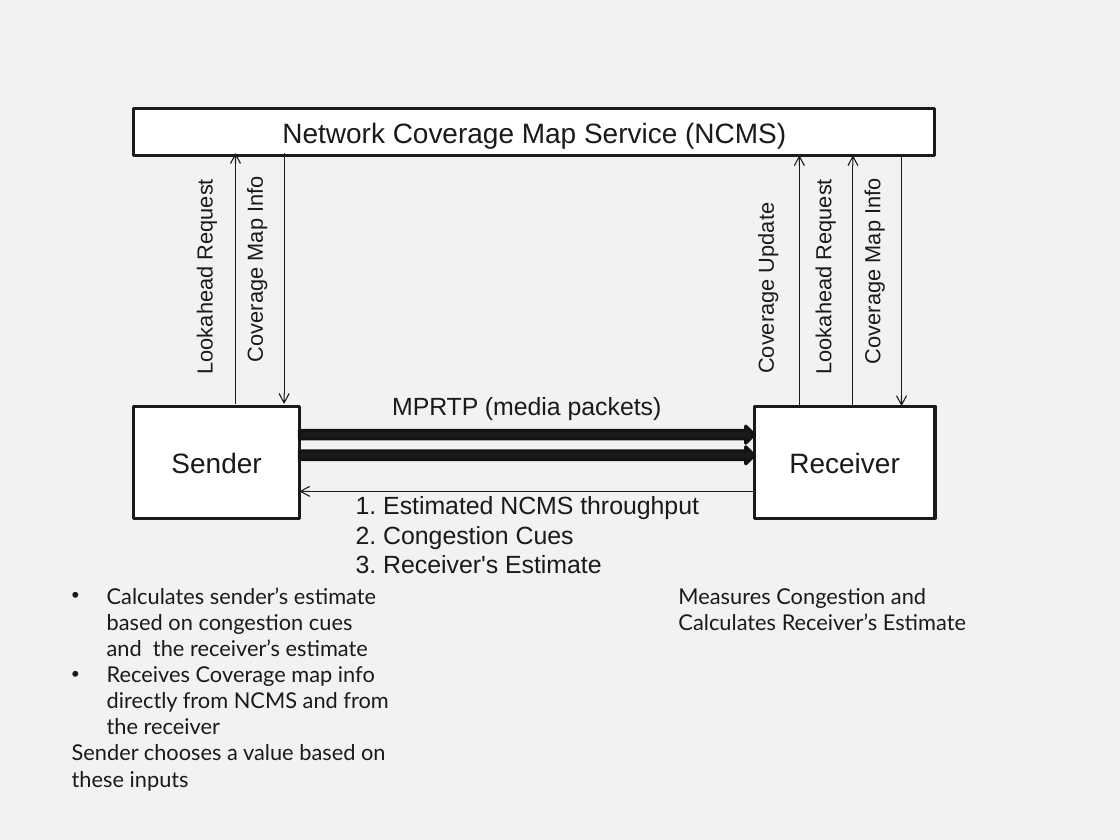
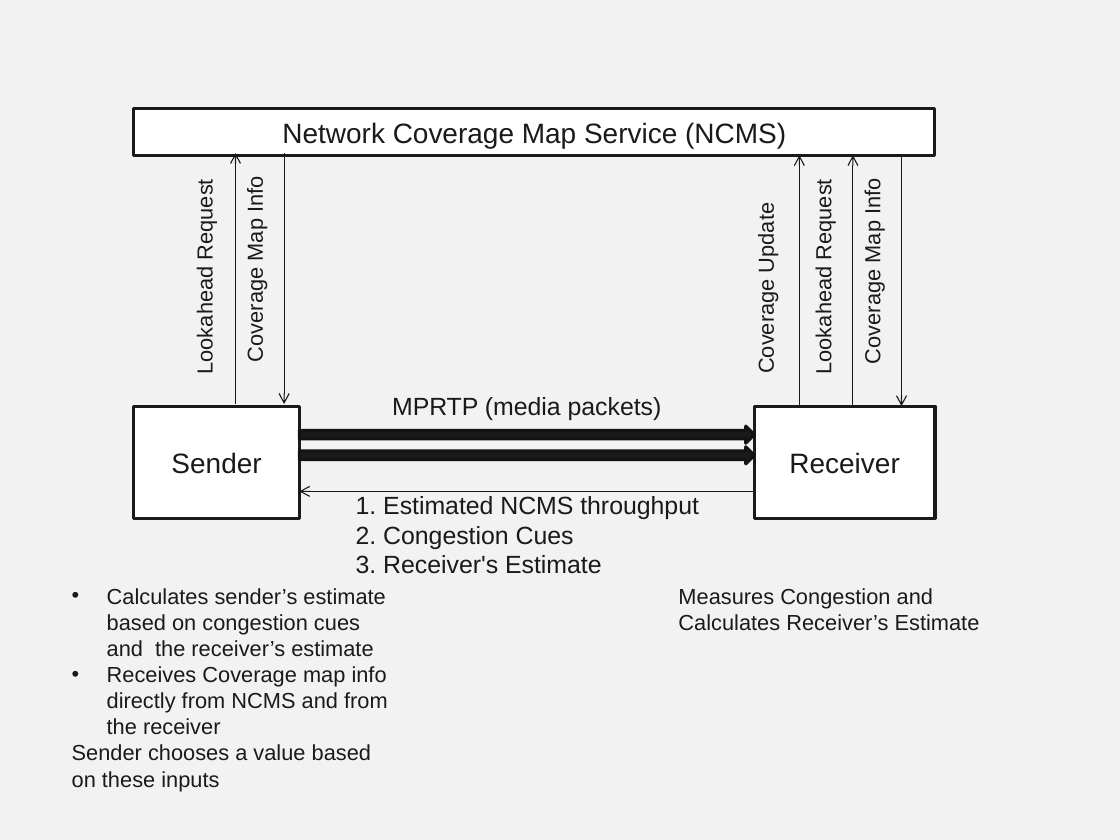
Before and after one commit to vr000m/PhD-thesis, a slide deck: slide 8 of graphs/source/chap5-src.pptx. Drawn at 1120x840 pixels with LibreOffice and Linux fonts; fonts in the diff are those of the drawing. Boxes give left, top, right and bottom in pixels: in the first picture for what was removed or moved away, otherwise in the second. Text is boxed around its words. In the diff, an @@ line names an element or a change of style, - is before the commit and + after.

```diff
--- a/graphs/source/chap5-src.pptx
+++ b/graphs/source/chap5-src.pptx
@@ text "Calculates sender’s estimate based on ..." at (72, 588, 388, 791): font Lato to Arial @@
@@ text "Measures Congestion and Calculates Receiver’s ..." at (678, 588, 980, 631): font Lato to Arial @@
```
Also in this commit, not shown: 5 other slides changed, 9 other files.
